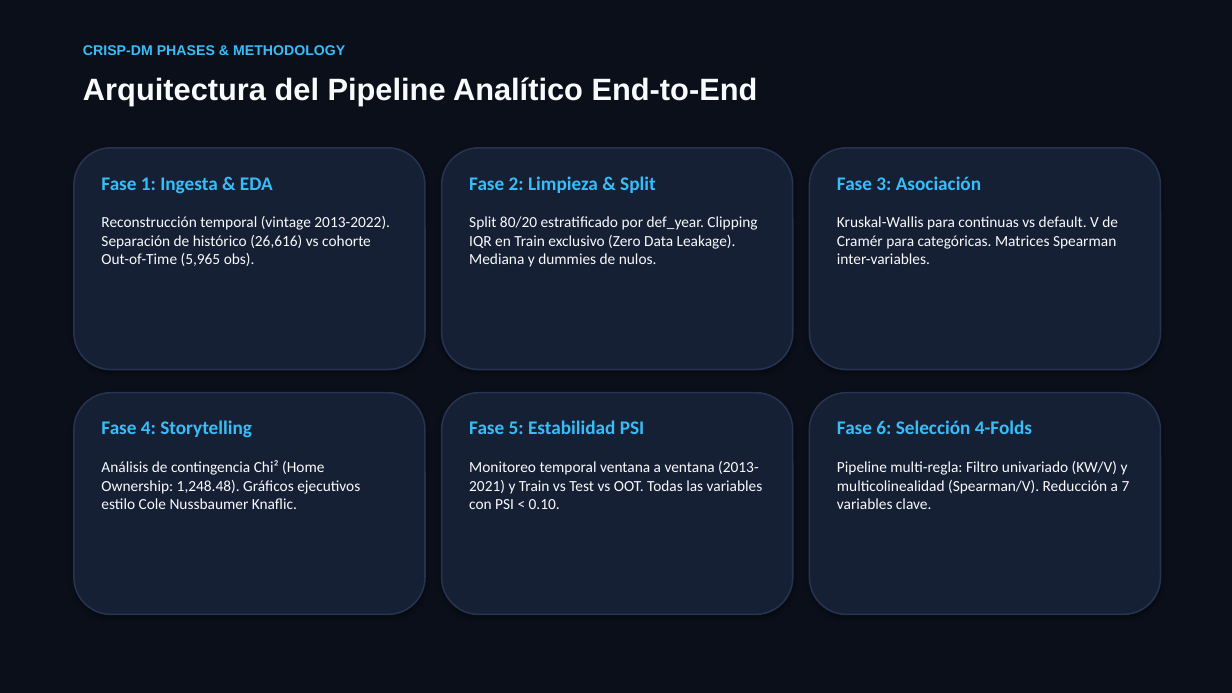
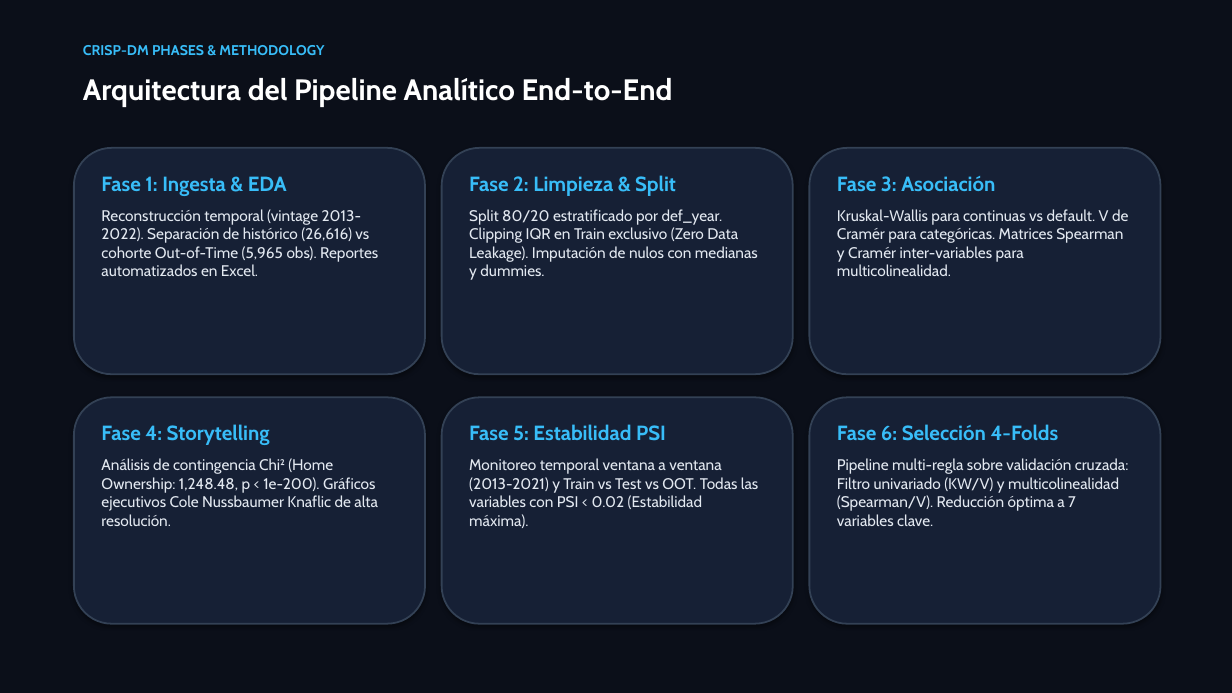
Before and after one commit to GuillenConcepcion/Credit_Scoring_Project, a slide deck: slide 3 of Credit_Risk_Scoring_Presentation.pptx. Drawn at 1232x693 pixels with LibreOffice and Linux fonts; fonts in the diff are those of the drawing. Boxes give left, top, right and bottom in pixels: in the first picture for what was removed or moved away, otherwise in the second. Text is boxed around its words. In the diff, an @@ line names an element or a change of style, - is before the commit and + after.

Commit message:
style: enhance presentation resolution, high-contrast typography, native tables and 300 DPI charts

```diff
--- a/Credit_Risk_Scoring_Presentation.pptx
+++ b/Credit_Risk_Scoring_Presentation.pptx
@@ text "CRISP-DM PHASES & METHODOLOGY" at [83, 45, 324, 55]: font Arial to Cabin @@
@@ text "Arquitectura del Pipeline Analítico End-to-End" at [83, 78, 673, 107]: size 24 to 23 pt, font Arial to Cabin, text colour #F8FAFC to #FFFFFF @@
@@ rounded rectangle: place and size @@
-rounded rectangle at [74, 148, 425, 370]
+rounded rectangle at [74, 148, 425, 374]
@@ rounded rectangle: place and size @@
-rounded rectangle at [442, 148, 793, 370]
+rounded rectangle at [442, 148, 793, 374]
@@ rounded rectangle: place and size @@
-rounded rectangle at [810, 148, 1161, 370]
+rounded rectangle at [810, 148, 1161, 374]
@@ text at [101, 176, 287, 196]: size 15 to 16 pt, font Calibri to Cabin in "Fase 1: Ingesta & EDA"; more space between paragraphs @@
@@ text at [469, 175, 676, 196]: size 15 to 16 pt, font Calibri to Cabin in "Fase 2: Limpieza & Split"; more space between paragraphs @@
@@ text at [837, 176, 995, 192]: size 15 to 16 pt, font Calibri to Cabin in "Fase 3: Asociación"; more space between paragraphs @@
@@ text at [101, 209, 378, 276]: text changed; font Calibri to Cabin; text colour #F8FAFC to #E2E8F0 @@
-Reconstrucción temporal (vintage 2013-2022). Separación de histórico (26,616) vs cohorte Out-of-Time (5,965 obs).
+Reconstrucción temporal (vintage 2013-2022). Separación de histórico (26,616) vs cohorte Out-of-Time (5,965 obs). Reportes automatizados en Excel.
@@ text at [469, 209, 758, 280]: text changed; font Calibri to Cabin; text colour #F8FAFC to #E2E8F0 @@
-Split 80/20 estratificado por def_year. Clipping IQR en Train exclusivo (Zero Data Leakage). Mediana y dummies de nulos.
+Split 80/20 estratificado por def_year. Clipping IQR en Train exclusivo (Zero Data Leakage). Imputación de nulos con medianas y dummies.
@@ text at [837, 209, 1128, 276]: text changed; font Calibri to Cabin; text colour #F8FAFC to #E2E8F0 @@
-Kruskal-Wallis para continuas vs default. V de Cramér para categóricas. Matrices Spearman inter-variables.
+Kruskal-Wallis para continuas vs default. V de Cramér para categóricas. Matrices Spearman y Cramér inter-variables para multicolinealidad.
@@ rounded rectangle: place and size @@
-rounded rectangle at [74, 393, 425, 615]
+rounded rectangle at [74, 397, 425, 624]
@@ rounded rectangle: place and size @@
-rounded rectangle at [442, 393, 793, 615]
+rounded rectangle at [442, 397, 793, 624]
@@ outline #263452 1.2 pt to #334155 1.4 pt in 6 elements at [74, 148, 425, 374], [442, 148, 793, 374], [810, 148, 1161, 374], [74, 397, 425, 624], [442, 397, 793, 624], [810, 397, 1161, 624] @@
@@ rounded rectangle: place and size @@
-rounded rectangle at [810, 393, 1161, 615]
+rounded rectangle at [810, 397, 1161, 624]
@@ text at [101, 424, 270, 445]: size 15 to 16 pt, font Calibri to Cabin in "Fase 4: Storytelling"; more space between paragraphs @@
@@ text at [469, 424, 666, 441]: size 15 to 16 pt, font Calibri to Cabin in "Fase 5: Estabilidad PSI"; more space between paragraphs @@
@@ text at [837, 424, 1059, 441]: size 15 to 16 pt, font Calibri to Cabin in "Fase 6: Selección 4-Folds"; more space between paragraphs @@
@@ text at [101, 458, 377, 526]: text changed; font Calibri to Cabin; text colour #F8FAFC to #E2E8F0 @@
-Análisis de contingencia Chi² (Home Ownership: 1,248.48). Gráficos ejecutivos estilo Cole Nussbaumer Knaflic.
+Análisis de contingencia Chi² (Home Ownership: 1,248.48, p < 1e-200). Gráficos ejecutivos Cole Nussbaumer Knaflic de alta resolución.
@@ text at [469, 458, 758, 528]: text changed; font Calibri to Cabin; text colour #F8FAFC to #E2E8F0 @@
-Monitoreo temporal ventana a ventana (2013-2021) y Train vs Test vs OOT. Todas las variables con PSI < 0.10.
+Monitoreo temporal ventana a ventana (2013-2021) y Train vs Test vs OOT. Todas las variables con PSI < 0.02 (Estabilidad máxima).
@@ text at [837, 458, 1129, 526]: text changed; font Calibri to Cabin; text colour #F8FAFC to #E2E8F0 @@
-Pipeline multi-regla: Filtro univariado (KW/V) y multicolinealidad (Spearman/V). Reducción a 7 variables clave.
+Pipeline multi-regla sobre validación cruzada: Filtro univariado (KW/V) y multicolinealidad (Spearman/V). Reducción óptima a 7 variables clave.
```
Also in this commit, not shown: 11 other slides changed, 8 other files.
